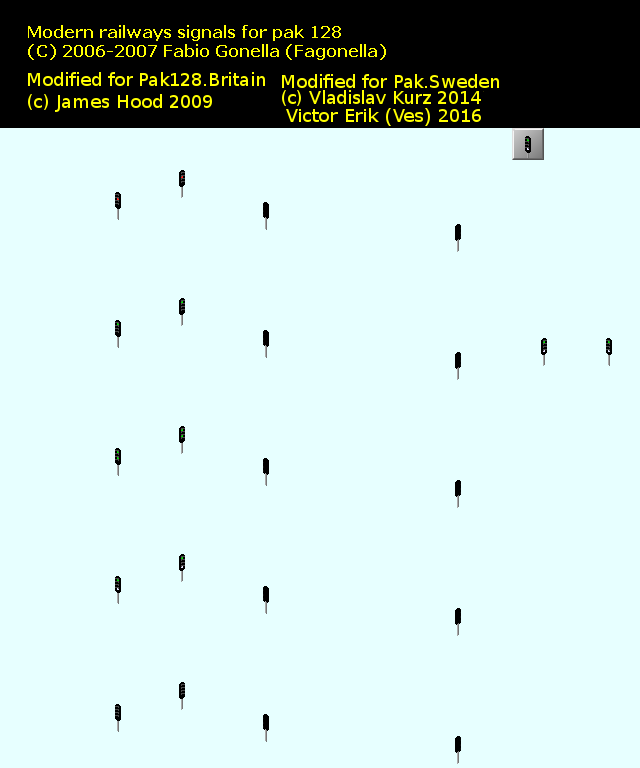
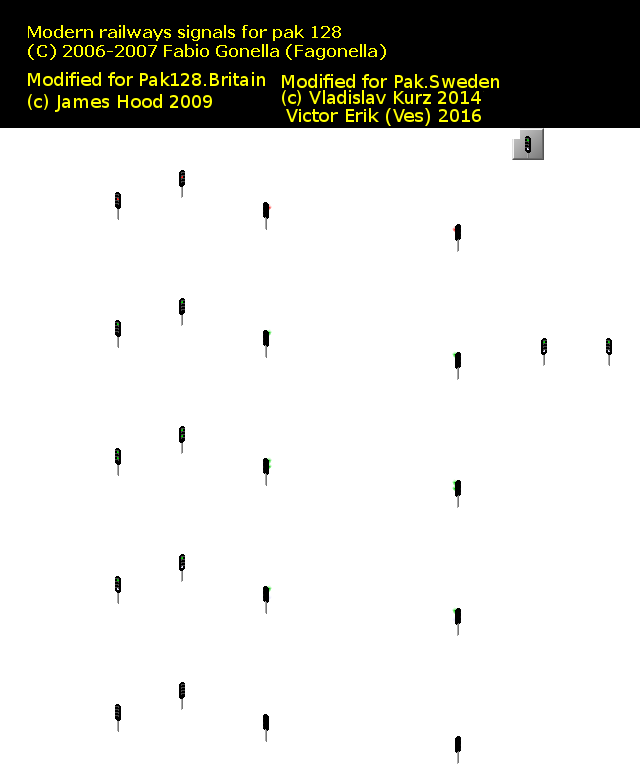
Layers edited between the first and the second (640, 768) image:
added layer "Flare" above "Skuggor" over [267,204,457,622]
hid "Bakgrund" over [0,128,640,768]
